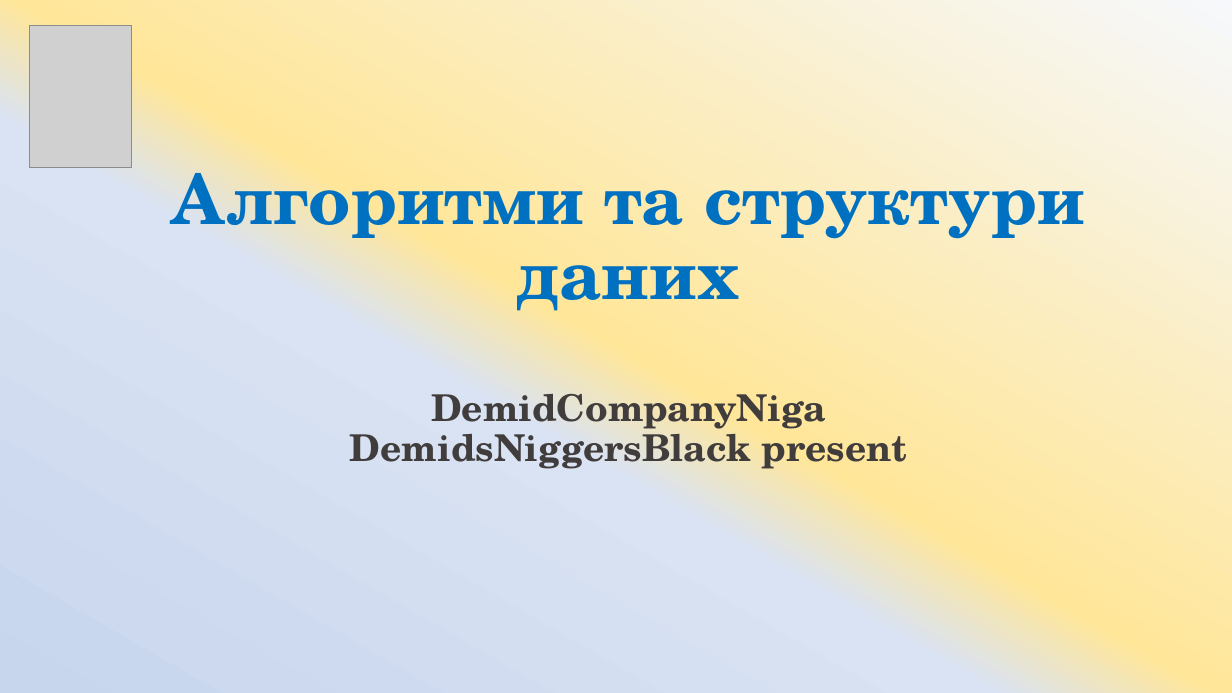
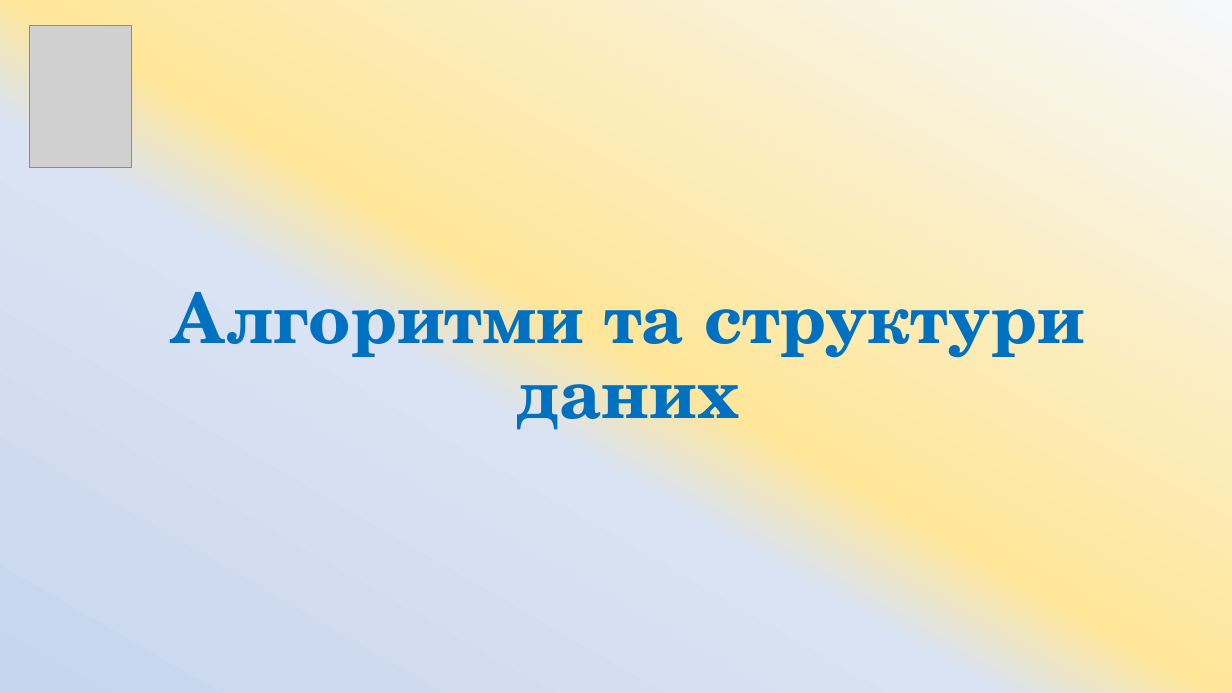
Before and after one commit to ArtemKlym/git_presentation, a slide deck: slide 1 of Git_1 part.pptx. Drawn at 1232x693 pixels with LibreOffice and Linux fonts; fonts in the diff are those of the drawing; grey boxes stand for pictures. Boxes give left, top, right and bottom in pixels: in the first picture for what was removed or moved away, otherwise in the second. Text is boxed around its words. In the diff, an @@ line names an element or a change of style, - is before the commit and + after.

```diff
--- a/Git_1 part.pptx
+++ b/Git_1 part.pptx
@@ title at bbox=[172, 272, 1085, 441]: text changed; size 28.8 to 54 pt; text colour #413D3D to #0070C0 @@
-Алгоритми та структури даних
-DemidCompanyNiga
-DemidsNiggersBlack present
+Алгоритми та структури даних
```
Also in this commit, not shown: 2 other slides changed, 1 slide added, 1 slide removed.
